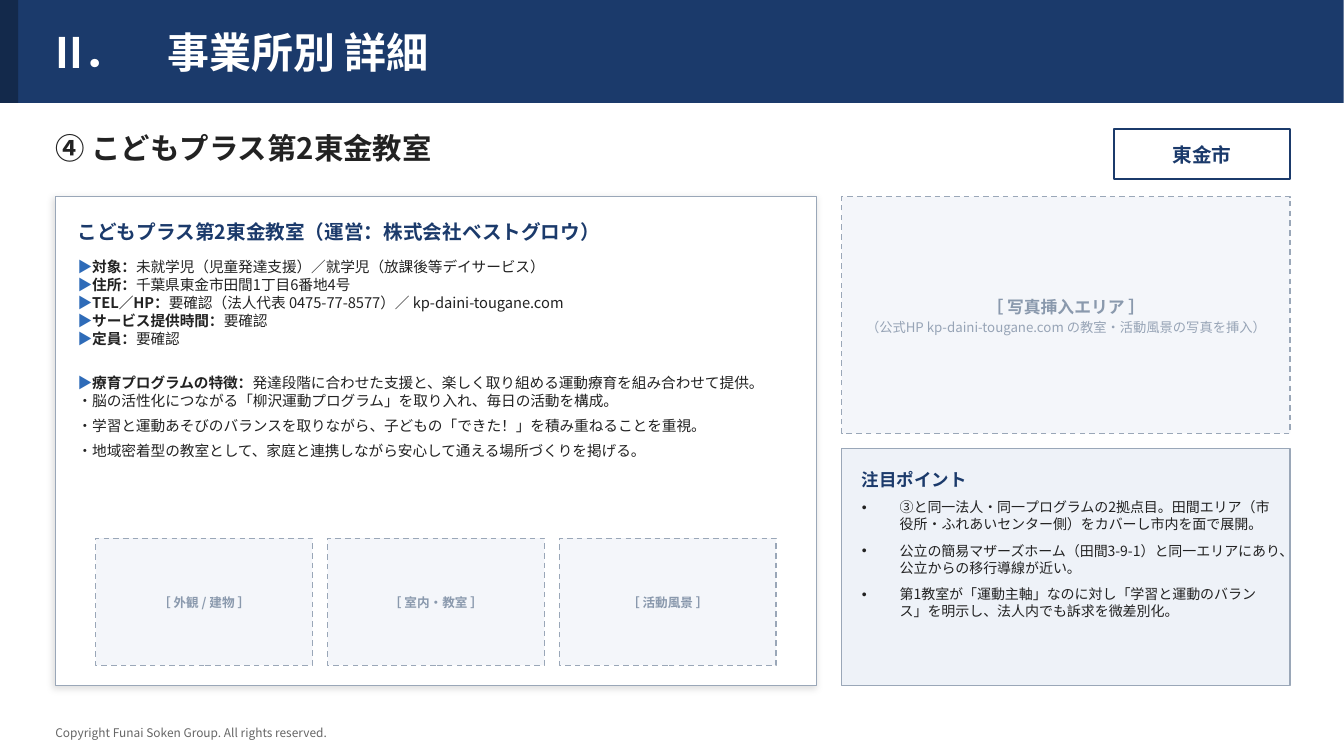
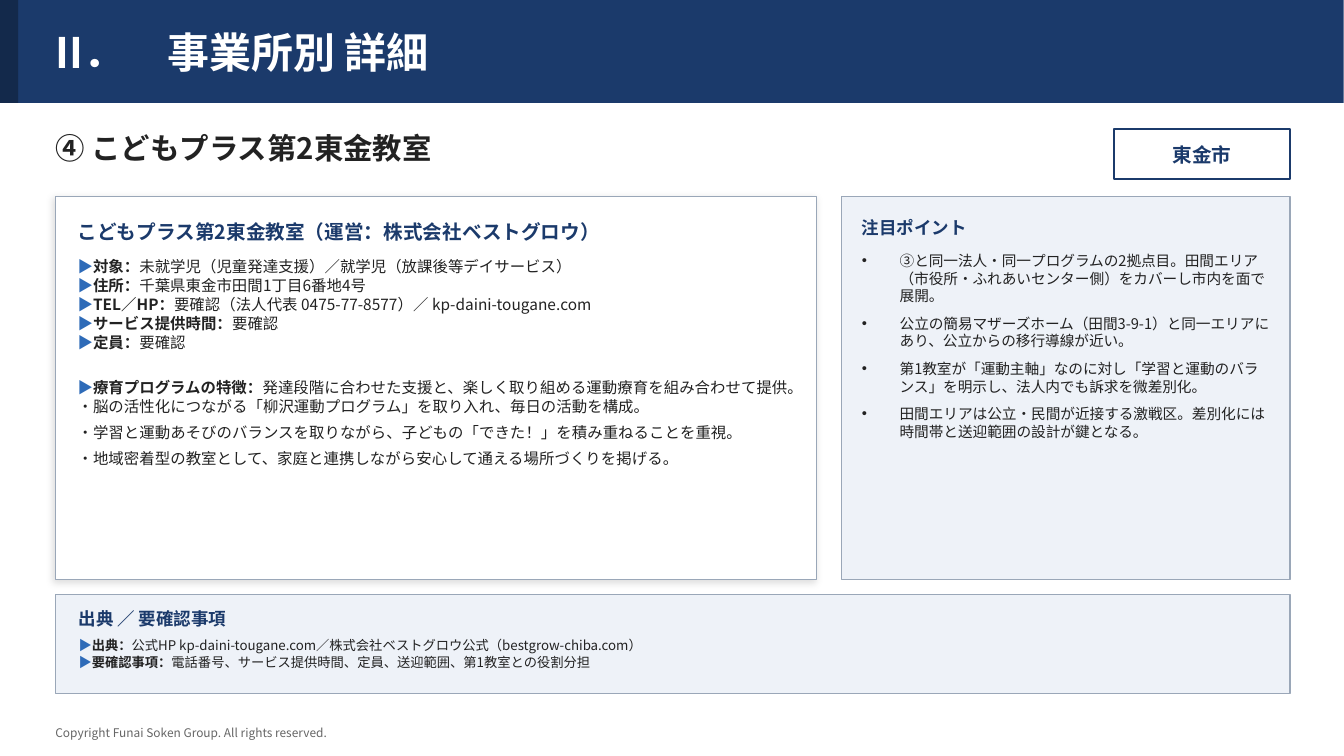
Before and after one commit to efejdjeifienfneafnwaj/-, a slide deck: slide 7 of 東金市_児童発達支援_事業所調査.pptx. Drawn at 1344x756 pixels with LibreOffice and Linux fonts; fonts in the diff are those of the drawing. Boxes give left, top, right and bottom in pixels: in the first picture for what was removed or moved away, otherwise in the second. Text is boxed around its words. In the diff, an @@ line names an element or a change of style, - is before the commit and + after.

```diff
--- a/東金市_児童発達支援_事業所調査.pptx
+++ b/東金市_児童発達支援_事業所調査.pptx
@@ rectangle: place and size @@
-rectangle at (55,197,817,686)
+rectangle at (55,197,817,580)
@@ rectangle: place and size @@
-rectangle at (842,449,1291,686)
+rectangle at (842,197,1291,580)
@@ rectangle removed at (842,197,1291,434) @@
-［ 写真挿入エリア ］
-（公式HP kp-daini-tougane.com の教室・活動風景の写真を挿入）
@@ text "注目ポイント": place and size @@
-text "注目ポイント" at (862,471,967,488)
+text "注目ポイント" at (862,219,967,236)
@@ text "▶対象：未就学児（児童発達支援）／就学児（放課後等デイサービス）" at (78,259,803,466): size 10.5 to 11 pt @@
@@ text "③と同一法人・同一プログラムの2拠点目。田間エリア（市役所・ふれあいセンター側）をカバーし市内を面で展開。": place and size @@
-text "③と同一法人・同一プログラムの2拠点目。田間エリア（市役所・ふれあいセンター側）をカバーし市内を面で展開。" at (900,500,1294,618)
+text "③と同一法人・同一プログラムの2拠点目。田間エリア（市役所・ふれあいセンター側）をカバーし市内を面で展開。" at (900,253,1270,439)
@@ text at (900,253,1270,394): size 10 to 10.5 pt in "③と同一法人・同一プログラムの2拠点目。田間エリア（市役所・ふれあいセンター側）をカバーし市内を面で展開。", "公立の簡易マザーズホーム（田間3-9-1）と同一エリアにあり、公立からの移行導線が近い。", "第1教室が「運動主軸」なのに対し「学習と運動のバランス」を明示し、法人内でも訴求を微差別化。" @@
@@ text at (900,406,1265,439): paragraph added @@
+• 田間エリアは公立・民間が近接する激戦区。差別化には時間帯と送迎範囲の設計が鍵となる。
@@ rectangle removed at (96,538,313,665) @@
-［ 外観 / 建物 ］
@@ rectangle removed at (328,538,544,665) @@
-［ 室内・教室 ］
@@ rectangle removed at (560,538,776,665) @@
-［ 活動風景 ］
@@ rectangle added at (55,595,1291,694), fill #EEF2F8, outline #9AA7B8 1 pt @@
@@ text added at (79,608,226,631), 12.5 pt, text #1B3A6B, bold @@
+出典 ／ 要確認事項
@@ text added at (79,638,642,669), 9.5 pt, text #222222 @@
+▶出典：公式HP kp-daini-tougane.com／株式会社ベストグロウ公式（bestgrow-chiba.com）
+▶要確認事項：電話番号、サービス提供時間、定員、送迎範囲、第1教室との役割分担
```
Also in this commit, not shown: 9 other slides changed.
